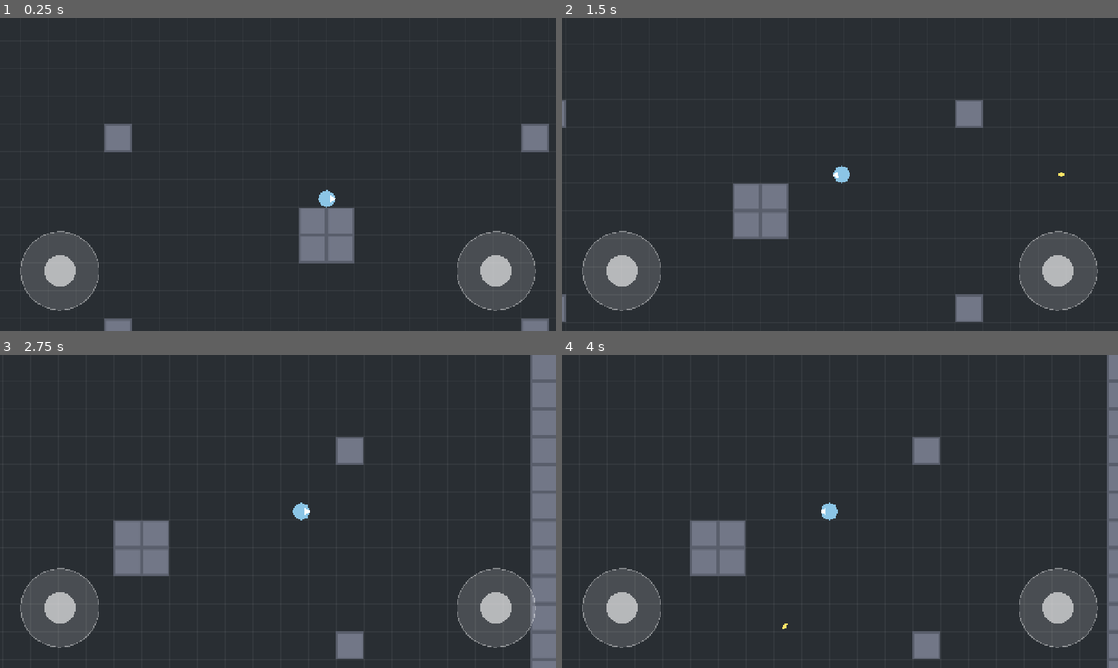
Above: before the commit, frames 1-4 (two rows, left to right).
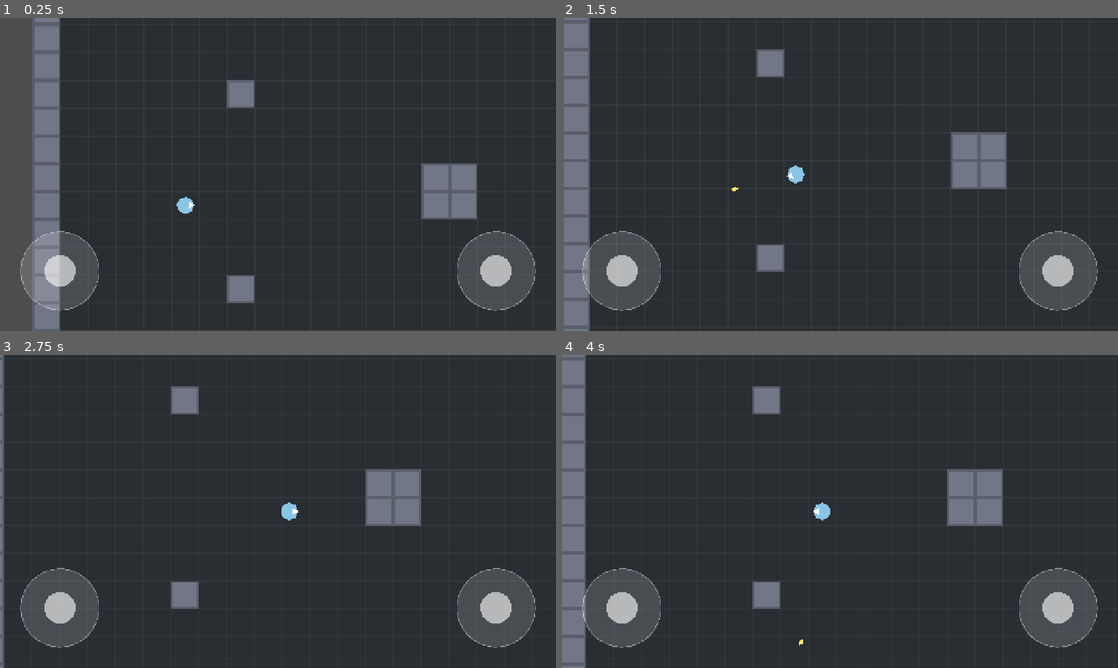
Above: after the commit, the same moments.

Repository: pmudry/bibrawl
Game: Godot game, scene res://scenes/arena/arena.tscn
The game is run twice, just before and just after one commit, with the same random seed, the same clock (stepped at 60 frames per second) and the same inputs.
Inputs (mouse positions are in pixels of both pictures, inside the frame that each line leads up to):
- Up to frame 1 (0.25 s): no input
- Up to frame 2 (1.5 s): move the mouse to (962, 158) at 0.52 s; hold D (move_right) 0.53-1.25 s; hold Space (fire) 0.53-1.25 s; click (962, 158) at 0.67 s; drag from (728, 190) to (1001, 174) at 1.27 s
- Up to frame 3 (2.75 s): tap Enter at 2 s; move the mouse to (333, 442) at 2.02 s; hold D (move_right) from 2.03 s (still down); hold Space (fire) from 2.03 s (still down)
- Up to frame 4 (4 s): release D (move_right) at 2.75 s; release Space (fire) at 2.75 s; drag from (812, 574) to (673, 464) at 2.77 s; move the mouse to (1006, 558) at 3.52 s; hold A (move_left) from 3.53 s (still down); hold Space (fire) from 3.53 s (still down)

The runs differ from the first frame. In frame 1, 17% of the frame differs, in the area x 0-99%, y 0-100%; in frame 2, 11%; in frame 3, 11%; in frame 4, 12%.

Commit message:
Sons de tir, bot cible destructible
- Autoload Sfx : sons shoot/hit/destroy générés en code (balayage + bruit)
- Bot : base_character avec is_local_player=false, réapparaît 3 s après destruction
- BaseCharacter : barre de vie, flash à l'impact, die() avec éclat de particules
- Spawns joueur/bot en cases libres (le joueur naissait sur les piliers centraux)

Co-Authored-By: Claude Opus 5 (1M context) <noreply@anthropic.com>

Diff:
--- /dev/null
+++ b/autoload/sfx.gd
@@ -0,0 +1,62 @@
+extends Node
+
+## Sons générés en code au démarrage (placeholders, zéro asset).
+## Usage : `Sfx.play("shoot")`. Les sons seront remplacés par de vrais
+## samples quand l'audio deviendra un sujet.
+
+const MIX_RATE := 22050
+const POOL_SIZE := 8
+
+var _streams: Dictionary = {}
+var _players: Array[AudioStreamPlayer] = []
+
+
+func _ready() -> void:
+	_streams["shoot"] = _sweep(0.12, 900.0, 350.0, 0.05)
+	_streams["hit"] = _sweep(0.07, 500.0, 200.0, 0.8)
+	_streams["destroy"] = _sweep(0.45, 220.0, 40.0, 0.5)
+	for i in POOL_SIZE:
+		var player := AudioStreamPlayer.new()
+		add_child(player)
+		_players.append(player)
+
+
+## Joue un son sur le premier lecteur libre, avec une légère variation de hauteur
+## pour que les tirs répétés ne sonnent pas comme une boucle.
+func play(sound: String, volume_db: float = 0.0) -> void:
+	var stream: AudioStreamWAV = _streams.get(sound)
+	if stream == null:
+		push_warning("Sfx: son inconnu '%s'" % sound)
+		return
+	for player in _players:
+		if player.playing:
+			continue
+		player.stream = stream
+		player.volume_db = volume_db
+		player.pitch_scale = randf_range(0.92, 1.08)
+		player.play()
+		return
+
+
+## Balayage de fréquence f0 → f1 avec enveloppe décroissante, mélangé à du bruit blanc.
+func _sweep(duration: float, f0: float, f1: float, noise_mix: float) -> AudioStreamWAV:
+	var count := int(duration * MIX_RATE)
+	var bytes := PackedByteArray()
+	bytes.resize(count * 2)
+	var phase := 0.0
+	for i in count:
+		var progress := float(i) / count
+		var frequency := lerpf(f0, f1, progress)
+		phase += TAU * frequency / MIX_RATE
+		var envelope := (1.0 - progress) * (1.0 - progress)
+		var tone := sin(phase)
+		var noise := randf_range(-1.0, 1.0)
+		var sample := lerpf(tone, noise, noise_mix) * envelope
+		bytes.encode_s16(i * 2, int(clampf(sample, -1.0, 1.0) * 32767.0))
+
+	var stream := AudioStreamWAV.new()
+	stream.format = AudioStreamWAV.FORMAT_16_BITS
+	stream.mix_rate = MIX_RATE
+	stream.stereo = false
+	stream.data = bytes
+	return stream
--- a/project.godot
+++ b/project.godot
@@ -13,6 +13,10 @@
 config/name="Bibrawl"
 run/main_scene="res://scenes/arena/arena.tscn"
 config/features=PackedStringArray("4.6", "GL Compatibility")
+
+[autoload]
+
+Sfx="*res://autoload/sfx.gd"
 
 [display]
 
--- /dev/null
+++ b/scenes/characters/bot.tscn
@@ -0,0 +1,9 @@
+[gd_scene load_steps=2 format=3]
+
+[ext_resource type="PackedScene" path="res://scenes/characters/base_character.tscn" id="1_base"]
+
+[node name="Bot" instance=ExtResource("1_base")]
+is_local_player = false
+
+[node name="Body" parent="." index="0"]
+color = Color(0.886, 0.671, 0.729, 1)
--- /dev/null
+++ b/scenes/fx/death_burst.tscn
@@ -0,0 +1,19 @@
+[gd_scene load_steps=2 format=3]
+
+[ext_resource type="Script" path="res://scripts/fx/death_burst.gd" id="1_burst"]
+
+[node name="DeathBurst" type="CPUParticles2D"]
+emitting = false
+amount = 24
+one_shot = true
+lifetime = 0.5
+explosiveness = 1.0
+spread = 180.0
+gravity = Vector2(0, 0)
+initial_velocity_min = 120.0
+initial_velocity_max = 260.0
+damping_min = 200.0
+damping_max = 300.0
+scale_amount_min = 4.0
+scale_amount_max = 7.0
+script = ExtResource("1_burst")
--- a/scripts/arena/arena.gd
+++ b/scripts/arena/arena.gd
@@ -14,6 +14,12 @@
 	Vector2i(7, 5), Vector2i(7, 12), Vector2i(22, 5), Vector2i(22, 12),
 	Vector2i(14, 8), Vector2i(15, 8), Vector2i(14, 9), Vector2i(15, 9),
 ]
+## Positions de départ, en cases.
+@export var player_spawn: Vector2i = Vector2i(5, 9)
+@export var bot_spawn: Vector2i = Vector2i(25, 9)
+@export var bot_scene: PackedScene = preload("res://scenes/characters/bot.tscn")
+## Un bot cible immobile réapparaît après ce délai pour pouvoir continuer à tester.
+@export var bot_respawn_delay: float = 3.0
 
 @onready var _walls: TileMapLayer = $Walls
 @onready var _player: BaseCharacter = $Player
@@ -24,7 +30,23 @@
 	_build_walls()
 	var bounds := Rect2i(0, 0, width_tiles * TILE_SIZE, height_tiles * TILE_SIZE)
 	_player.set_camera_limits(bounds)
-	_player.position = Vector2(bounds.size) / 2.0
+	_player.position = _tile_center(player_spawn)
+	_spawn_bot()
+
+
+func _tile_center(cell: Vector2i) -> Vector2:
+	return (Vector2(cell) + Vector2(0.5, 0.5)) * TILE_SIZE
+
+
+func _spawn_bot() -> void:
+	var bot: BaseCharacter = bot_scene.instantiate()
+	bot.position = _tile_center(bot_spawn)
+	bot.died.connect(_on_bot_died)
+	add_child(bot)
+
+
+func _on_bot_died() -> void:
+	get_tree().create_timer(bot_respawn_delay).timeout.connect(_spawn_bot)
 
 
 func _draw() -> void:
--- a/scripts/characters/base_character.gd
+++ b/scripts/characters/base_character.gd
@@ -1,11 +1,14 @@
 class_name BaseCharacter
 extends CharacterBody2D
 
-## Personnage de base : déplacement top-down, visée, tir, caméra qui suit.
+## Personnage de base : déplacement top-down, visée, tir, PV, caméra qui suit.
 ## Les classes (assassin, archer, sorcier, tank) hériteront de cette scène.
+## Un bot est simplement cette scène avec `is_local_player = false`.
 
 signal health_changed(current: int, maximum: int)
 signal died
+
+const DEATH_BURST := preload("res://scenes/fx/death_burst.tscn")
 
 @export var speed: float = 260.0
 @export var max_health: int = 100
@@ -19,6 +22,7 @@
 var health: int
 
 @onready var _camera: Camera2D = $Camera2D
+@onready var _body: Polygon2D = $Body
 @onready var _nose: Node2D = $Nose
 
 var _move_joystick: VirtualJoystick
@@ -30,9 +34,11 @@
 func _ready() -> void:
 	health = max_health
 	_camera.enabled = is_local_player
+	if not is_local_player:
+		return
 	_move_joystick = get_tree().get_first_node_in_group("move_joystick") as VirtualJoystick
 	_aim_joystick = get_tree().get_first_node_in_group("aim_joystick") as VirtualJoystick
-	if is_local_player and _aim_joystick != null:
+	if _aim_joystick != null:
 		_aim_joystick.released.connect(_on_aim_released)
 
 
@@ -51,6 +57,18 @@
 	elif direction.length_squared() > 0.0:
 		_facing = direction.normalized()
 	_nose.rotation = _facing.angle()
+
+
+## Barre de vie au-dessus de la tête, seulement quand le perso est blessé.
+func _draw() -> void:
+	if health >= max_health:
+		return
+	var width := 44.0
+	var height := 6.0
+	var top := -32.0
+	draw_rect(Rect2(-width / 2.0, top, width, height), Color(0, 0, 0, 0.6))
+	var ratio := float(health) / max_health
+	draw_rect(Rect2(-width / 2.0, top, width * ratio, height), Color(0.3, 0.9, 0.4))
 
 
 ## Desktop : clic gauche tire vers la souris, espace tire devant soi.
@@ -93,16 +111,31 @@
 	projectile.global_position = global_position + direction * muzzle_offset
 	# Le projectile vit dans la scène, pas dans le perso, pour ne pas suivre ses déplacements.
 	get_tree().current_scene.add_child(projectile)
+	Sfx.play("shoot", -6.0)
 
 
 func take_damage(amount: int, _from: Node2D) -> void:
 	health = maxi(health - amount, 0)
 	health_changed.emit(health, max_health)
+	queue_redraw()
+	Sfx.play("hit", -8.0)
+	# Flash blanc bref pour marquer l'impact.
+	modulate = Color(2.5, 2.5, 2.5)
+	create_tween().tween_property(self, "modulate", Color.WHITE, 0.1)
 	if health == 0:
-		died.emit()
-		# Phase 1 : mort et respawn. Pour l'instant on se contente de remettre les PV.
-		health = max_health
-		health_changed.emit(health, max_health)
+		die()
+
+
+## Éclat de particules aux couleurs du perso, son, puis suppression.
+## Le respawn (Phase 1) sera géré par le mode de jeu, pas ici.
+func die() -> void:
+	died.emit()
+	Sfx.play("destroy")
+	var burst: CPUParticles2D = DEATH_BURST.instantiate()
+	burst.global_position = global_position
+	burst.color = _body.color
+	get_tree().current_scene.add_child(burst)
+	queue_free()
 
 
 ## Empêche la caméra de sortir de l'arène.
--- /dev/null
+++ b/scripts/fx/death_burst.gd
@@ -0,0 +1,8 @@
+extends CPUParticles2D
+
+## Éclat de particules joué une fois puis libéré.
+
+
+func _ready() -> void:
+	emitting = true
+	finished.connect(queue_free)
Not shown, added: autoload/sfx.gd.uid
Not shown, added: scripts/fx/death_burst.gd.uid
Not shown, changed: PLAN.md
Not shown, changed: README.md
